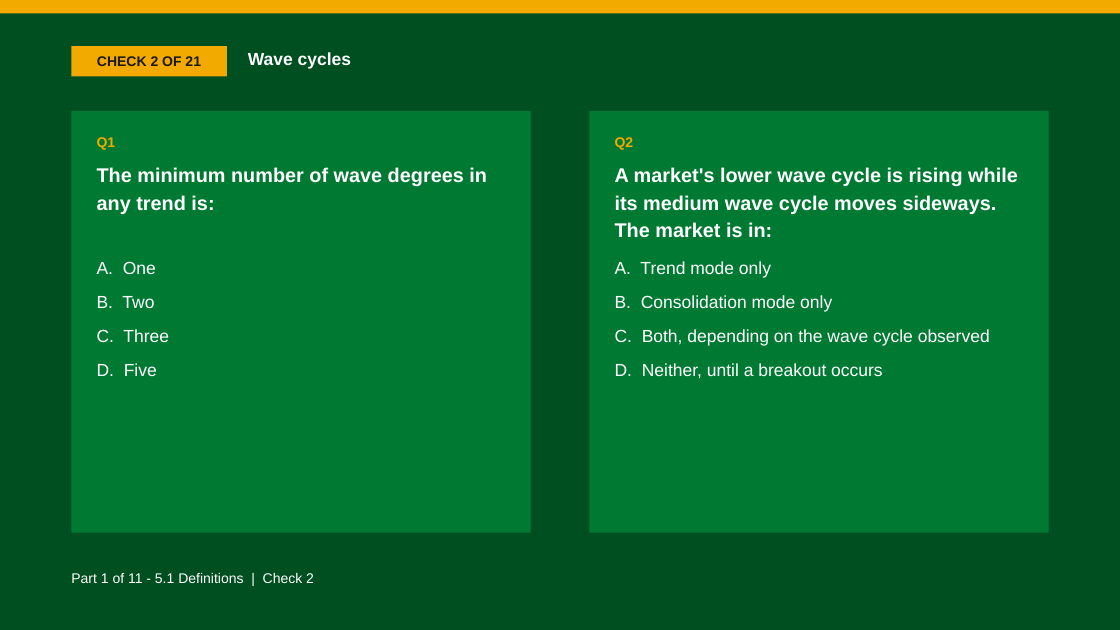
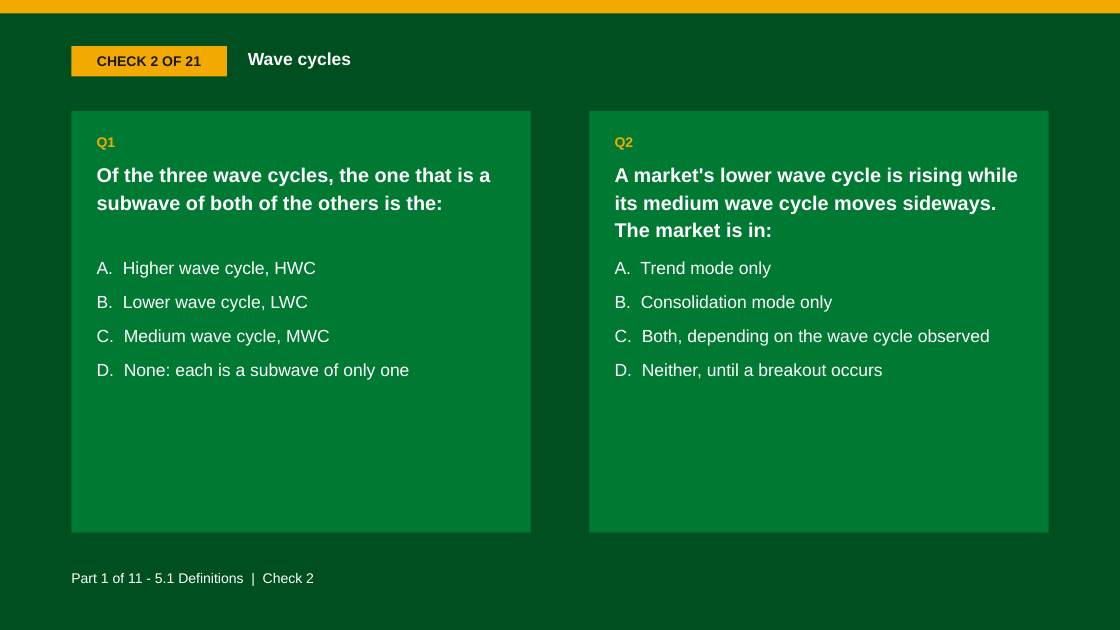
Before and after one commit to benjiesotelo-sudo/Telos_FIN1209, a slide deck: slide 15 of chapter-05/FIN1209-Chapter-05.pptx (slide 14 before the commit). Drawn at 1120x630 pixels with LibreOffice and Linux fonts; fonts in the diff are those of the drawing. Boxes give left, top, right and bottom in pixels: in the first picture for what was removed or moved away, otherwise in the second. Text is boxed around its words. In the diff, an @@ line names an element or a change of style, - is before the commit and + after.

Commit message:
Teach wave degrees before Chapter 5's slides lean on them
The instructor's review of the second build: from the wave cycle term
onward the slides could not be followed, because they spoke of wave degrees
and no slide had said what one is, and the check there asked for things the
slides had not discussed. The whole idea had sat in the formal row of one
term slide.

- A new slide comes before the term, Waves inside waves: cycles and
  degrees, with a chart of our own beside it: one wave alone, then with its
  subwaves, then with theirs. The book defines neither wave cycle nor wave
  degree in a sentence, and the slide says its reading comes from the
  book's figures and its words larger, smaller and subwave.
- The term slide, the two slides after it and the breakout slide are
  reworded to read from their own figures. Check 2 now asks which wave
  cycle is a subwave of both others; both its answers are slide text.
- The whole deck was audited for a word used before it is taught. Where one
  arrives ahead of its section the slide now names the section: stoploss,
  stopsizing, wave amplitude, stopsize. Where the book never explains it
  the slide says so: typical price, %K, pip, backtest, risk of ruin. Three
  wrong options in Checks 9, 10 and 15 named something taught later.
- All 42 check items were traced again to slide text that comes before
  them.

The chart needed a twenty seventh letter, so deckkit now letters a chart AA
after Z. Chapters 1 to 4 were rebuilt and their decks are byte identical.

139 slides, was 138. 246 minutes at the calibrated rate, was 245. No pair
slide is set below 17 point, as before. TEMPLATE.md carries the rule as the
fourth under the new-term marker.

```diff
--- a/chapter-05/FIN1209-Chapter-05.pptx
+++ b/chapter-05/FIN1209-Chapter-05.pptx
@@ text at (97,167,490,211): text changed @@
-The minimum number of wave degrees in any trend is:
+Of the three wave cycles, the one that is a subwave of both of the others is the:
@@ text at (97,261,409,380): text changed @@
-A. One
-B. Two
-C. Three
-D. Five
+A. Higher wave cycle, HWC
+B. Lower wave cycle, LWC
+C. Medium wave cycle, MWC
+D. None: each is a subwave of only one
```
Also in this commit, not shown: 21 other slides changed, 1 slide added, 7 other files.
